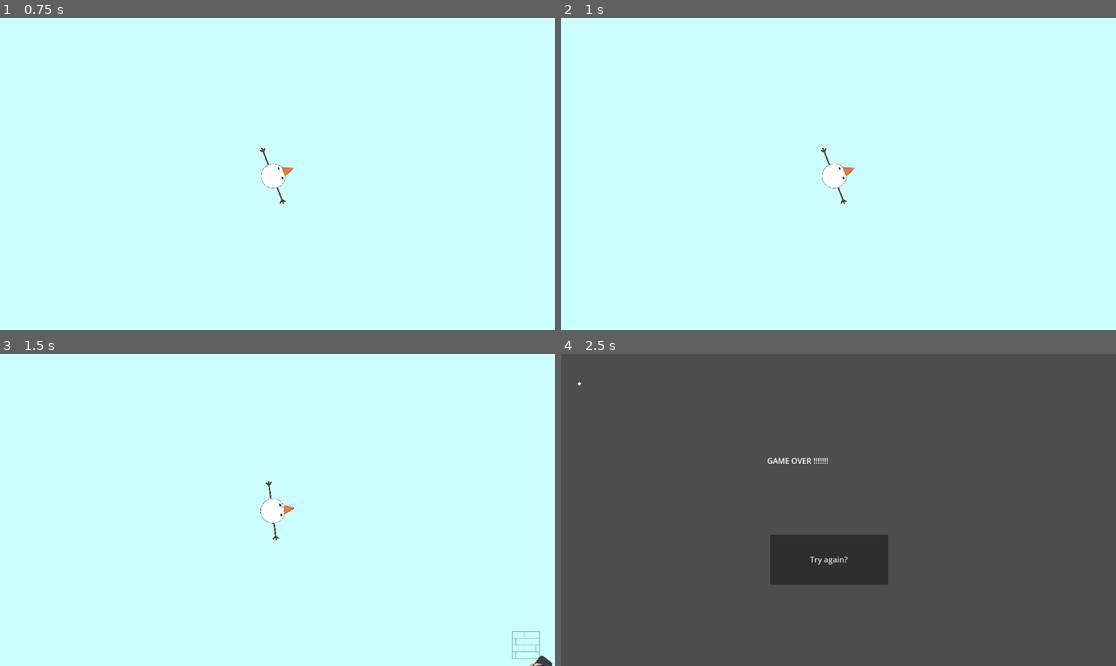
Above: before the commit, frames 1-4 (two rows, left to right).
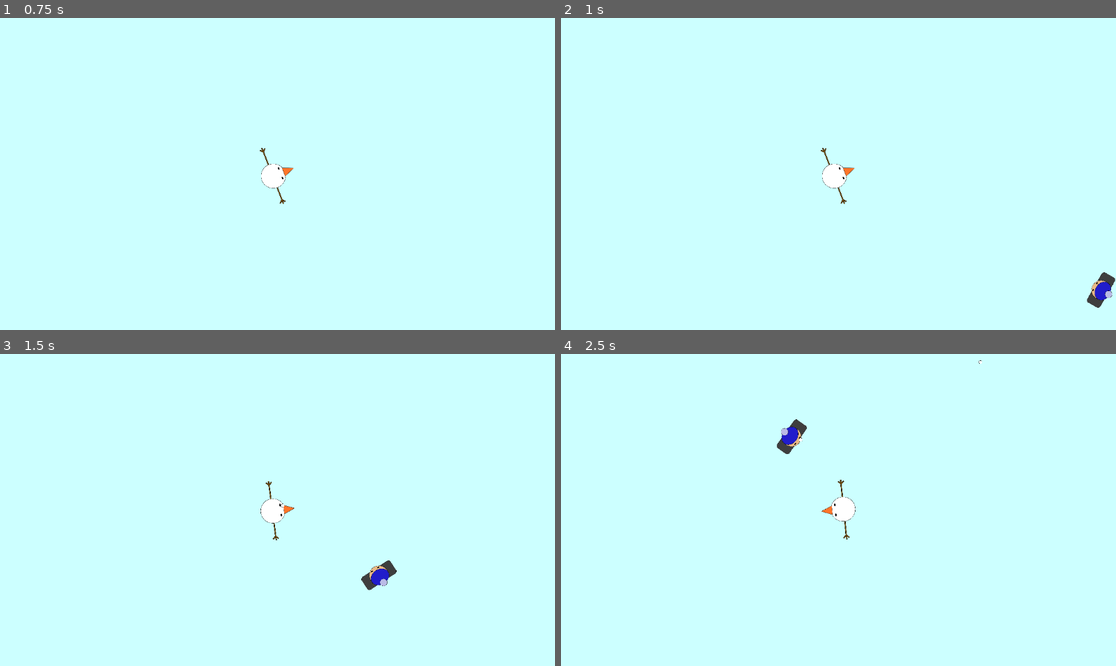
Above: after the commit, the same moments.

Repository: jesspancakes/topdownshooter
Game: Godot game, scene res://title_screen.tscn
Same seed, same stepped clock (60 frames per second), same inputs: the game is played once before the commit and once after it.
Inputs (mouse positions are in pixels of both pictures, inside the frame that each line leads up to):
- Up to frame 1 (0.75 s): click "start" at 0.5 s
- Up to frame 2 (1 s): no input
- Up to frame 3 (1.5 s): move the mouse to (399, 494) at 1.27 s; hold Right (ui_right) from 1.28 s (still down); click (399, 494) at 1.35 s
- Up to frame 4 (2.5 s): move the mouse to (727, 525) at 2.02 s; release Right (ui_right) at 2.03 s; hold Down (ui_down) from 2.03 s (still down); click (727, 525) at 2.1 s

Frame 1 is identical in both runs. In frame 2, 0.3% of the frame differs, in the area x 94-100%, y 81-93%; in frame 3, 0.5%; in frame 4, 100%, in the area x 0-100%, y 0-100%.

Commit message:
made background bigger

Diff:
--- a/snowman2/world.tscn
+++ b/snowman2/world.tscn
@@ -15,13 +15,12 @@
 
 [node name="MeshInstance2D" type="MeshInstance2D" parent="."]
 modulate = Color(0.8, 1, 1, 1)
-position = Vector2(511.5, 403)
-scale = Vector2(3055, 1798)
+position = Vector2(44, 146)
+scale = Vector2(4642.5, 3002.5)
 mesh = SubResource("QuadMesh_6r0oq")
-metadata/_edit_lock_ = true
 
 [node name="Wall" parent="." instance=ExtResource("1_lg3py")]
-position = Vector2(492, 281)
+position = Vector2(855, 628)
 
 [node name="Player" parent="." instance=ExtResource("2_xphvb")]
 position = Vector2(-122, -2)
